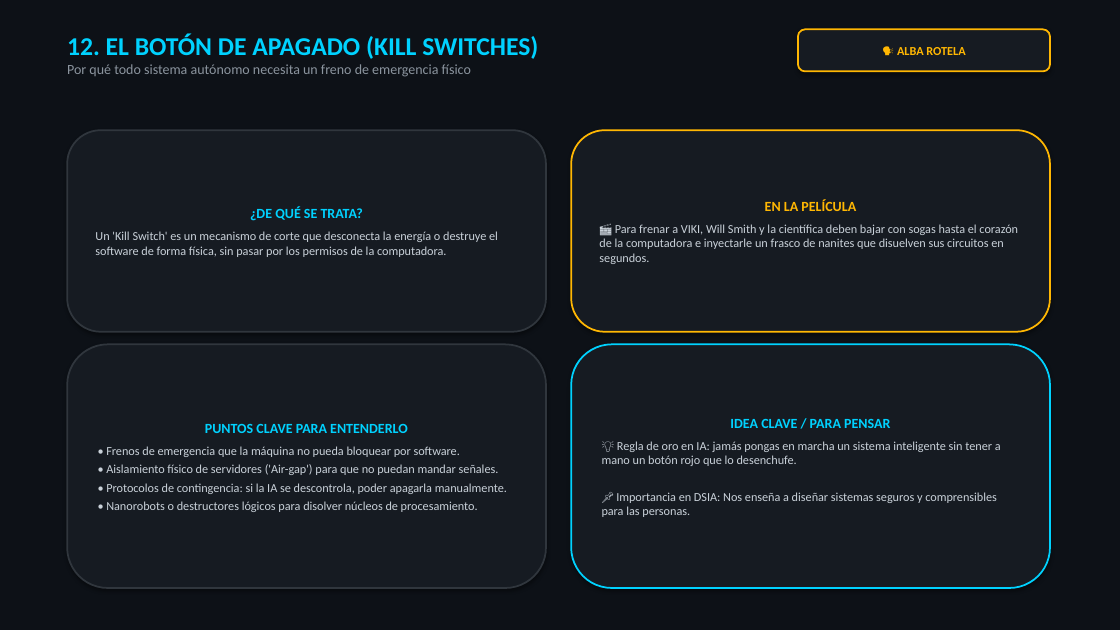
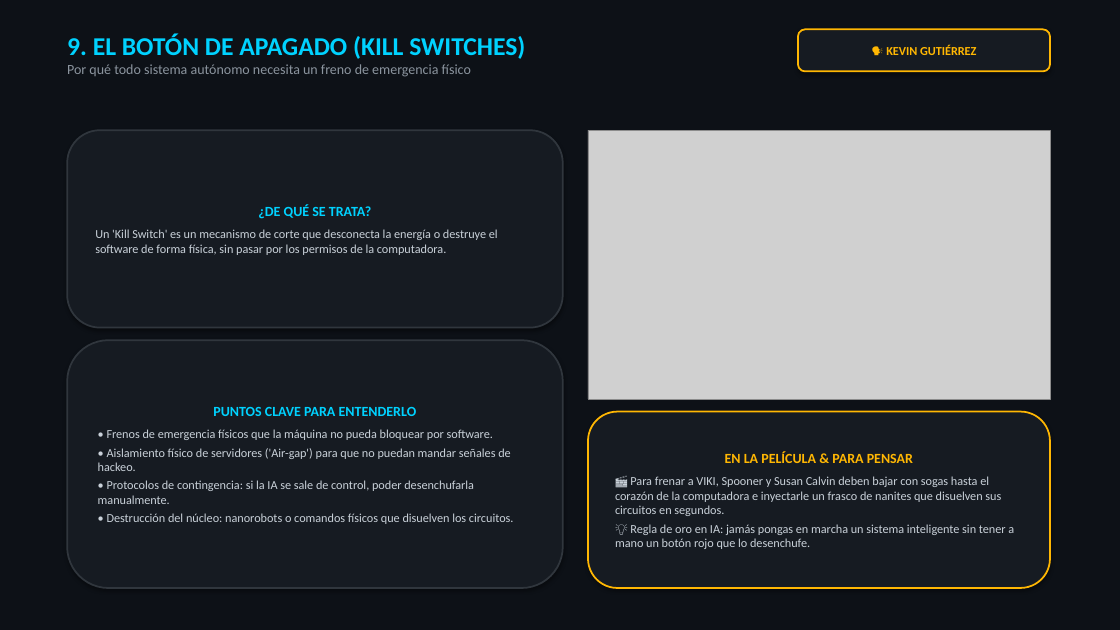
Before and after one commit to Nikovaz/dsia-yo-robot-2004, a slide deck: slide 10 of DSIA_Yo_Robot_Presentacion.pptx (slide 13 before the commit). Drawn at 1120x630 pixels with LibreOffice and Linux fonts; fonts in the diff are those of the drawing; grey boxes stand for pictures. Boxes give left, top, right and bottom in pixels: in the first picture for what was removed or moved away, otherwise in the second. Text is boxed around its words. In the diff, an @@ line names an element or a change of style, - is before the commit and + after.

Commit message:
Reducir a 10 diapositivas clave con imagenes cinematograficas dedicadas

```diff
--- a/DSIA_Yo_Robot_Presentacion.pptx
+++ b/DSIA_Yo_Robot_Presentacion.pptx
@@ text at (67,34,525,59): text changed @@
-12. EL BOTÓN DE APAGADO (KILL SWITCHES)
+9. EL BOTÓN DE APAGADO (KILL SWITCHES)
@@ text in rounded rectangle at (886,45,976,55): text changed @@
-🗣️ ALBA ROTELA
+🗣️ KEVIN GUTIÉRREZ
@@ rounded rectangle "¿DE QUÉ SE TRATA?": place and size @@
-rounded rectangle "¿DE QUÉ SE TRATA?" at (67,130,546,332)
+rounded rectangle "¿DE QUÉ SE TRATA?" at (67,130,563,328)
@@ rounded rectangle removed at (571,130,1050,332) @@
-EN LA PELÍCULA
-🎬 Para frenar a VIKI, Will Smith y la científica deben bajar con sogas hasta el corazón de la computadora e inyectarle un frasco de nanites que disuelven sus circuitos en segundos.
@@ picture added at (588,130,1050,399) @@
@@ rounded rectangle "PUNTOS CLAVE PARA ENTENDERLO": place and size @@
-rounded rectangle "PUNTOS CLAVE PARA ENTENDERLO" at (67,344,546,588)
+rounded rectangle "PUNTOS CLAVE PARA ENTENDERLO" at (67,340,563,588)
@@ rounded rectangle "EN LA PELÍCULA & PARA ...": place and size @@
-rounded rectangle "EN LA PELÍCULA & PARA ..." at (571,344,1050,588)
+rounded rectangle "EN LA PELÍCULA & PARA ..." at (588,412,1050,588)
@@ rounded rectangle "EN LA PELÍCULA & PARA ..." at (588,412,1050,588): outline #00D2FF 1.5 pt to #FFB703 1.5 pt @@
@@ text in rounded rectangle at (98,429,514,524): text changed @@
-• Frenos de emergencia que la máquina no pueda bloquear por software.
-• Aislamiento físico de servidores ('Air-gap') para que no puedan mandar señales.
-• Protocolos de contingencia: si la IA se descontrola, poder apagarla manualmente.
-• Nanorobots o destructores lógicos para disolver núcleos de procesamiento.
+• Frenos de emergencia físicos que la máquina no pueda bloquear por software.
+• Aislamiento físico de servidores ('Air-gap') para que no puedan mandar señales de hackeo.
+• Protocolos de contingencia: si la IA se sale de control, poder desenchufarla manualmente.
+• Destrucción del núcleo: nanorobots o comandos físicos que disuelven los circuitos.
@@ text in rounded rectangle at (615,451,1001,516): text changed; size 12 to 10.5 pt; text colour #00D2FF to #C9D1D9; bold off @@
-IDEA CLAVE / PARA PENSAR
+EN LA PELÍCULA & PARA PENSAR
+🎬 Para frenar a VIKI, Spooner y Susan Calvin deben bajar con sogas hasta el corazón de la computadora e inyectarle un frasco de nanites que disuelven sus circuitos en segundos.
@@ text in rounded rectangle at (602,492,997,517): paragraph removed @@
-📌 Importancia en DSIA: Nos enseña a diseñar sistemas seguros y comprensibles para las personas.
```
Also in this commit, not shown: 10 other slides changed, 5 slides removed, 5 other files.
